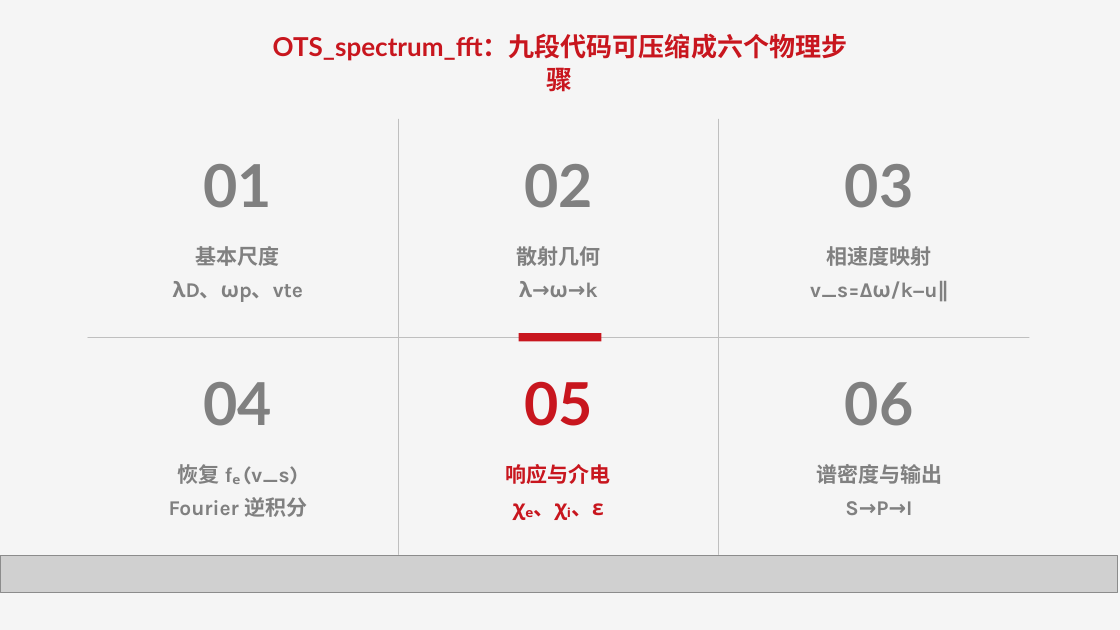
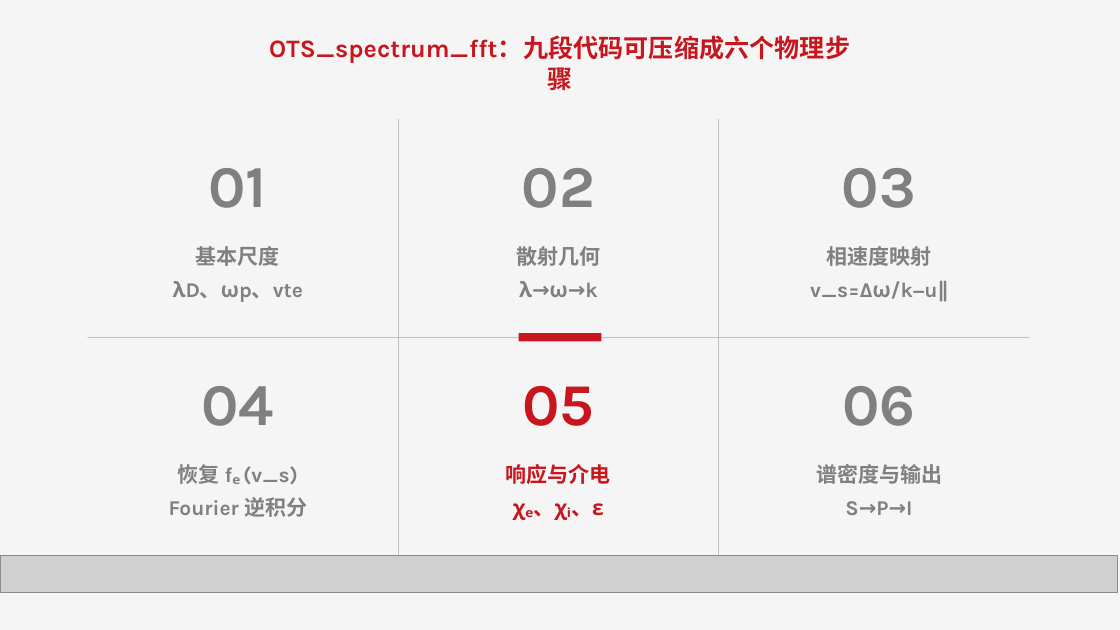
Before and after one commit to sharon2467/ots, a slide deck: slide 14 of outputs/OTS代码结构说明.pptx. Drawn at 1120x630 pixels with LibreOffice and Linux fonts; fonts in the diff are those of the drawing; grey boxes stand for pictures. Boxes give left, top, right and bottom in pixels: in the first picture for what was removed or moved away, otherwise in the second. Text is boxed around its words. In the diff, an @@ line names an element or a change of style, - is before the commit and + after.

```diff
--- a/outputs/OTS代码结构说明.pptx
+++ b/outputs/OTS代码结构说明.pptx
@@ text "OTS_spectrum_fft：九段代码可压缩成六个物理步骤" at <box>269,35,850,95</box>: size 22.3 to 21.5 pt, font Lato to Karla @@
@@ font Lato to Karla in 6 elements at <box>209,168,267,208</box>, <box>522,168,595,208</box>, <box>842,168,916,208</box>, <box>202,386,275,426</box>, <box>523,386,595,426</box>, <box>842,386,915,426</box> @@
```
Also in this commit, not shown: 25 other slides changed, 3 other files.
